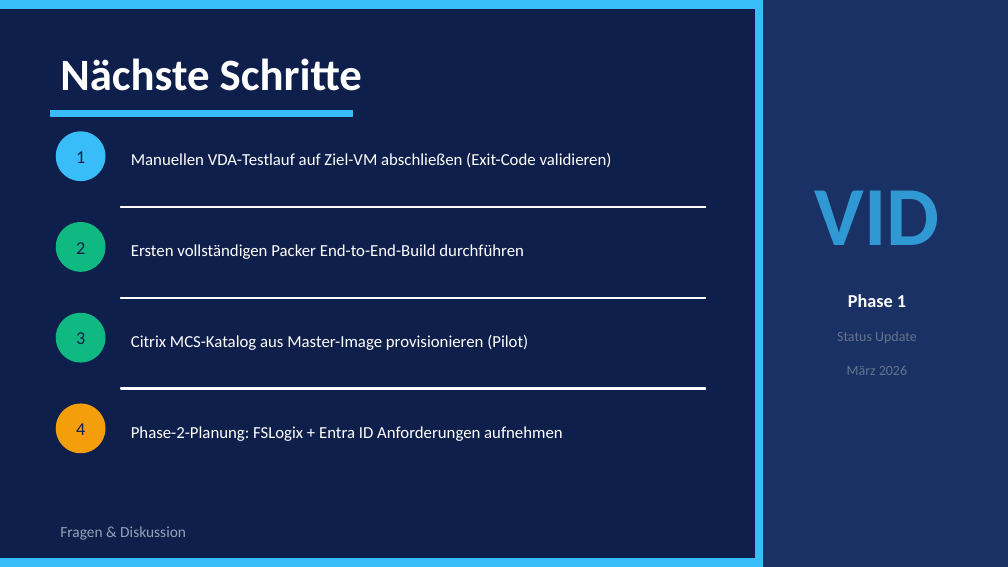
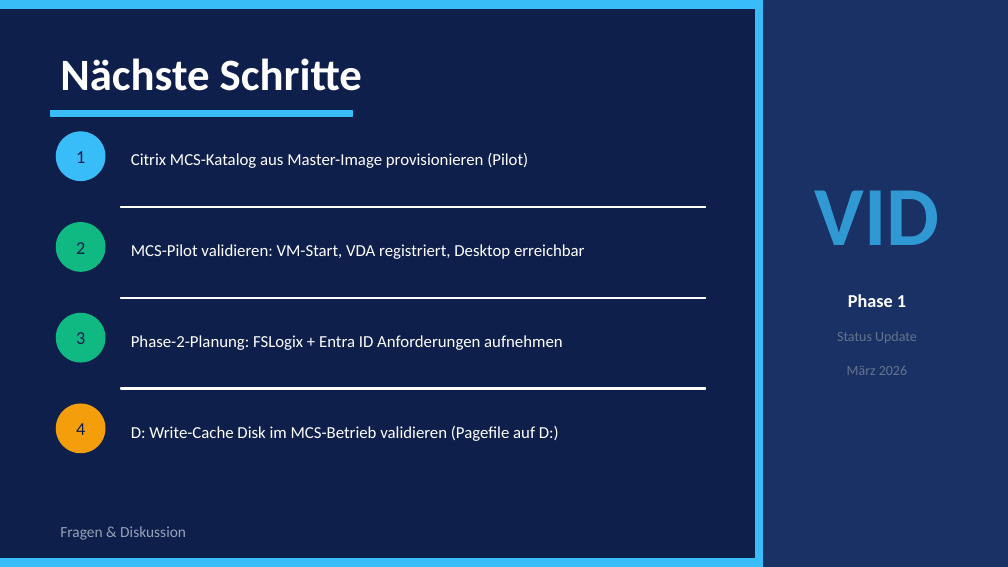
Before and after one commit to cyberms/VID, a slide deck: slide 9 of VID-Management-Praesentation-Phase1.pptx. Drawn at 1008x567 pixels with LibreOffice and Linux fonts; fonts in the diff are those of the drawing. Boxes give left, top, right and bottom in pixels: in the first picture for what was removed or moved away, otherwise in the second. Text is boxed around its words. In the diff, an @@ line names an element or a change of style, - is before the commit and + after.

```diff
--- a/VID-Management-Praesentation-Phase1.pptx
+++ b/VID-Management-Praesentation-Phase1.pptx
@@ text at [131, 153, 528, 168]: text changed @@
-Manuellen VDA-Testlauf auf Ziel-VM abschließen (Exit-Code validieren)
+Citrix MCS-Katalog aus Master-Image provisionieren (Pilot)
@@ text at [131, 244, 585, 259]: text changed @@
-Ersten vollständigen Packer End-to-End-Build durchführen
+MCS-Pilot validieren: VM-Start, VDA registriert, Desktop erreichbar
@@ text at [131, 335, 562, 350]: text changed @@
-Citrix MCS-Katalog aus Master-Image provisionieren (Pilot)
+Phase-2-Planung: FSLogix + Entra ID Anforderungen aufnehmen
@@ text at [131, 426, 559, 441]: text changed @@
-Phase-2-Planung: FSLogix + Entra ID Anforderungen aufnehmen
+D: Write-Cache Disk im MCS-Betrieb validieren (Pagefile auf D:)
```
Also in this commit, not shown: 2 other slides changed, 2 other files.
